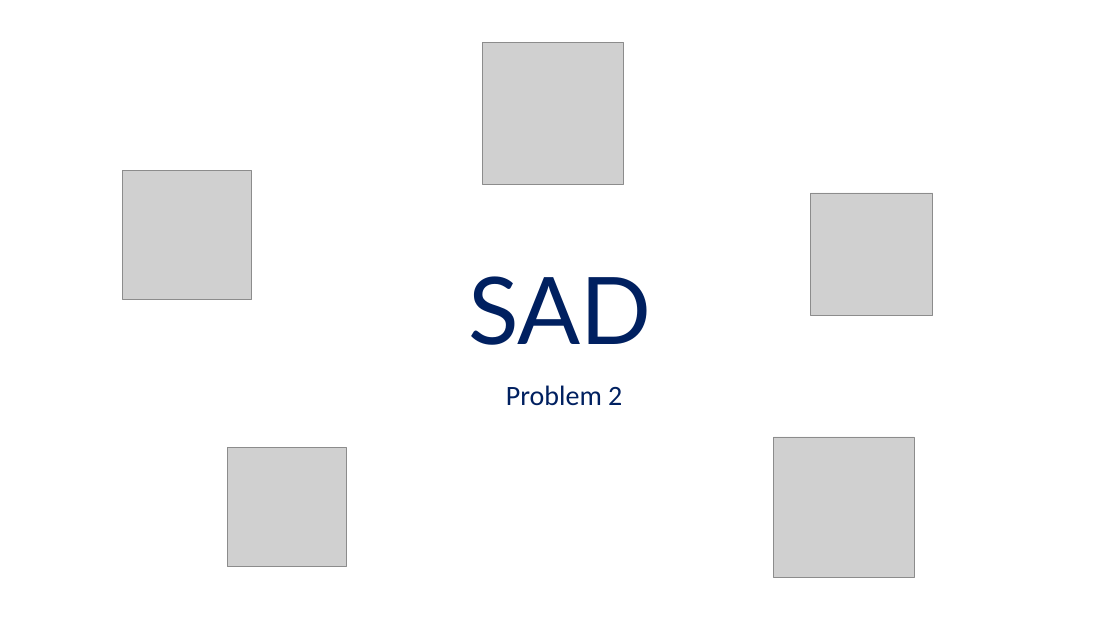
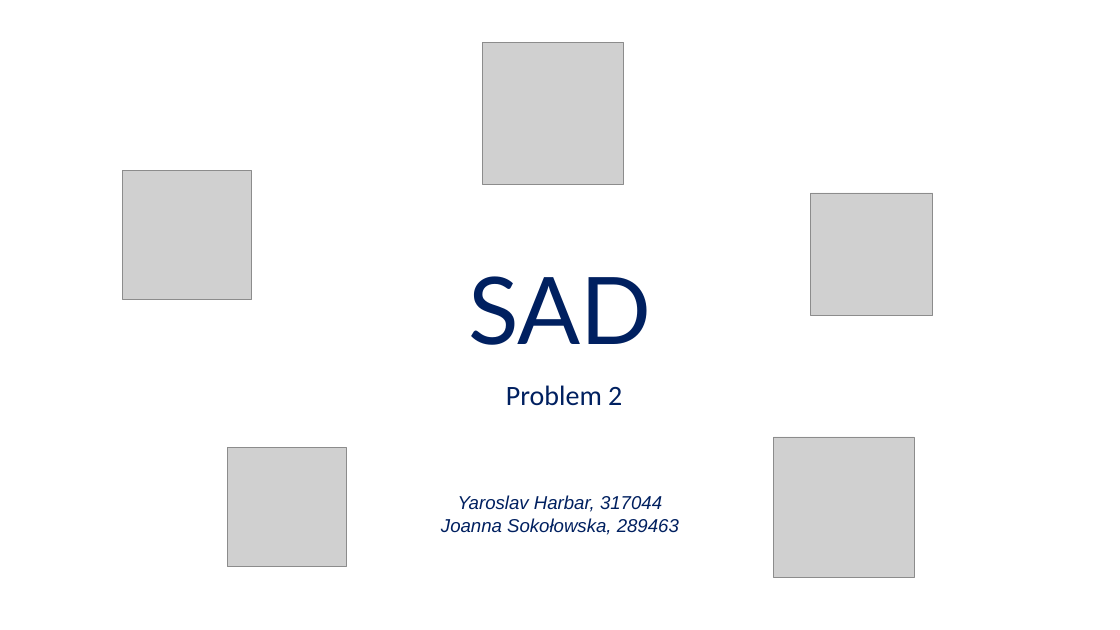
Before and after one commit to 1Jaroslav1/SAD_P1, a slide deck: slide 1 of Problem2/SAD_Problem_2.pptx. Drawn at 1120x630 pixels with LibreOffice and Linux fonts; fonts in the diff are those of the drawing; grey boxes stand for pictures. Boxes give left, top, right and bottom in pixels: in the first picture for what was removed or moved away, otherwise in the second. Text is boxed around its words. In the diff, an @@ line names an element or a change of style, - is before the commit and + after.

```diff
--- a/Problem2/SAD_Problem_2.pptx
+++ b/Problem2/SAD_Problem_2.pptx
@@ text added at <box>441,495,679,535</box>, 16 pt, text #002060, italic @@
+Yaroslav Harbar, 317044
+Joanna Sokołowska, 289463
```
Also in this commit, not shown: 6 other slides changed, 2 slides added, 2 slides removed, 6 other files.
